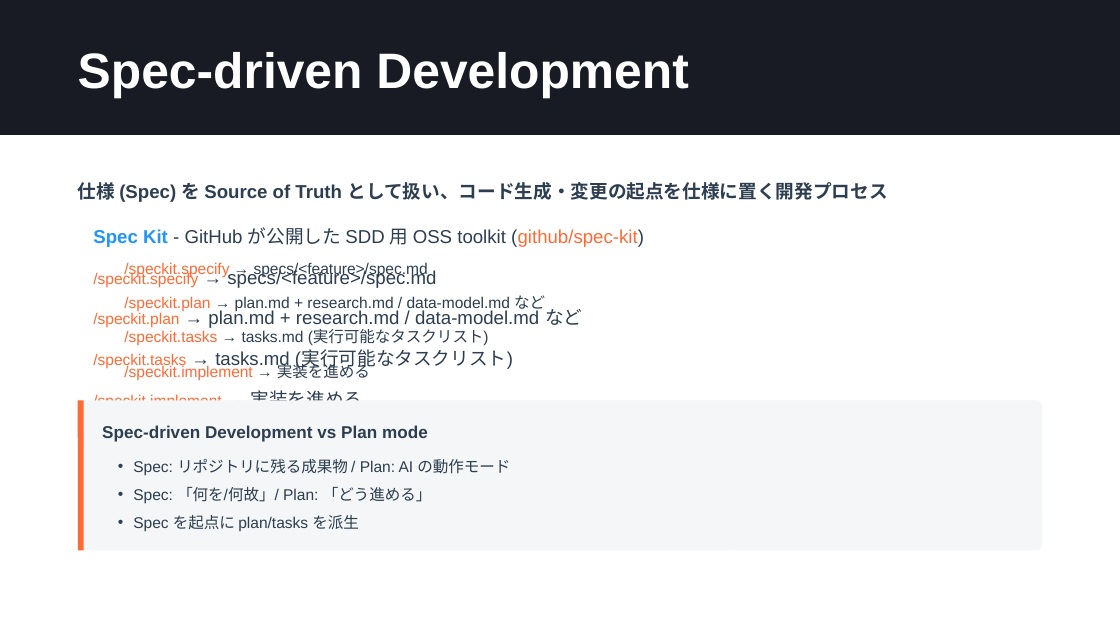
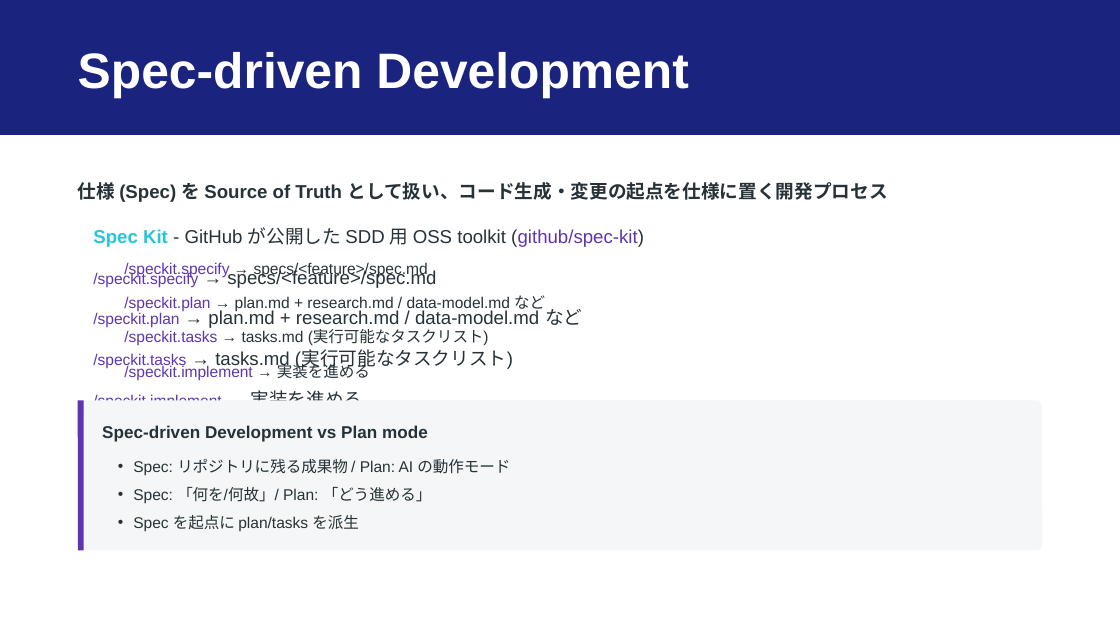
Before and after one commit to dceoy/text-to-slides-lab, a slide deck: slide 13 of workspace/github-actions-copilot.pptx. Drawn at 1120x630 pixels with LibreOffice and Linux fonts; fonts in the diff are those of the drawing. Boxes give left, top, right and bottom in pixels: in the first picture for what was removed or moved away, otherwise in the second. Text is boxed around its words. In the diff, an @@ line names an element or a change of style, - is before the commit and + after.

```diff
--- a/workspace/github-actions-copilot.pptx
+++ b/workspace/github-actions-copilot.pptx
@@ rectangle at (0, 0, 1120, 134): fill #181B24 to #1A237E @@
@@ text "Spec Kit - GitHub が公開した ..." at (93, 227, 644, 401): text colour #2196F3 to #26C6DA in "Spec Kit"; text colour #2C3E50 to #263238 in "- GitHub が公開した SDD 用 OSS toolkit ...", "→ specs/<feature>/spec.md", "→ plan.md + research.md / data-model.md など", "→ tasks.md (実行可能なタスクリスト)" and 1 more places; text colour #FF6B35 to #5E35B1 in "(github/spec-kit)", "/speckit.specify", "/speckit.plan", "/speckit.tasks" and 1 more places @@
@@ text "/speckit.specify → specs/<feature>/spec.md" at (93, 262, 582, 380): text colour #FF6B35 to #5E35B1 in "/speckit.specify", "/speckit.plan", "/speckit.tasks", "/speckit.implement"; text colour #2C3E50 to #263238 in "→ specs/<feature>/spec.md", "→ plan.md + research.md / data-model.md など", "→ tasks.md (実行可能なタスクリスト)", "→ 実装を進める" @@
@@ line (81, 400) - (81, 550): stroke #FF6B35 3.75 pt to #5E35B1 3.75 pt @@
@@ text colour #2C3E50 to #263238 in 3 elements at (78, 182, 888, 202), (102, 425, 428, 442), (133, 459, 510, 532) @@
```
Also in this commit, not shown: 13 other slides changed, 15 other files.
